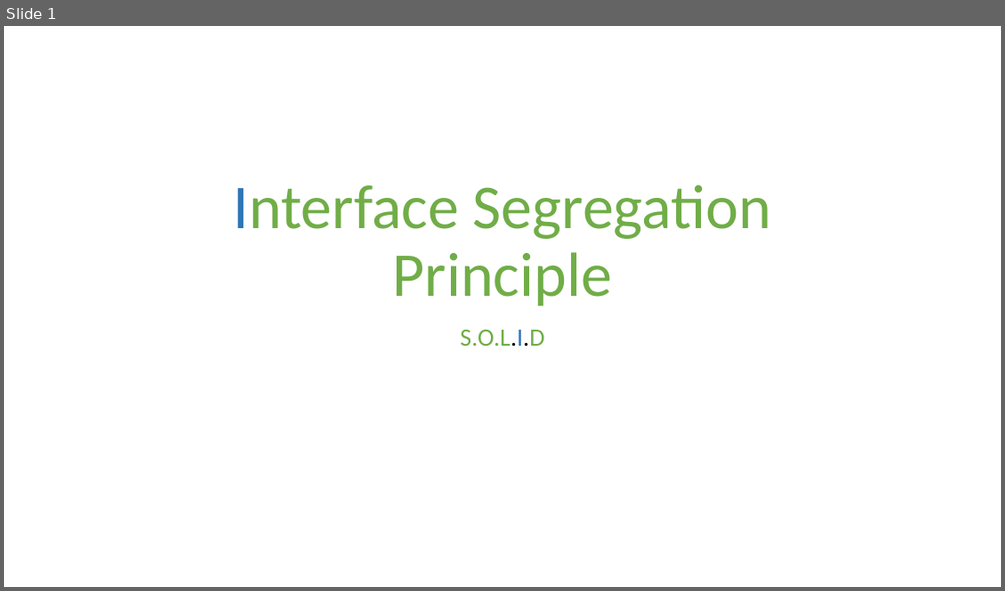
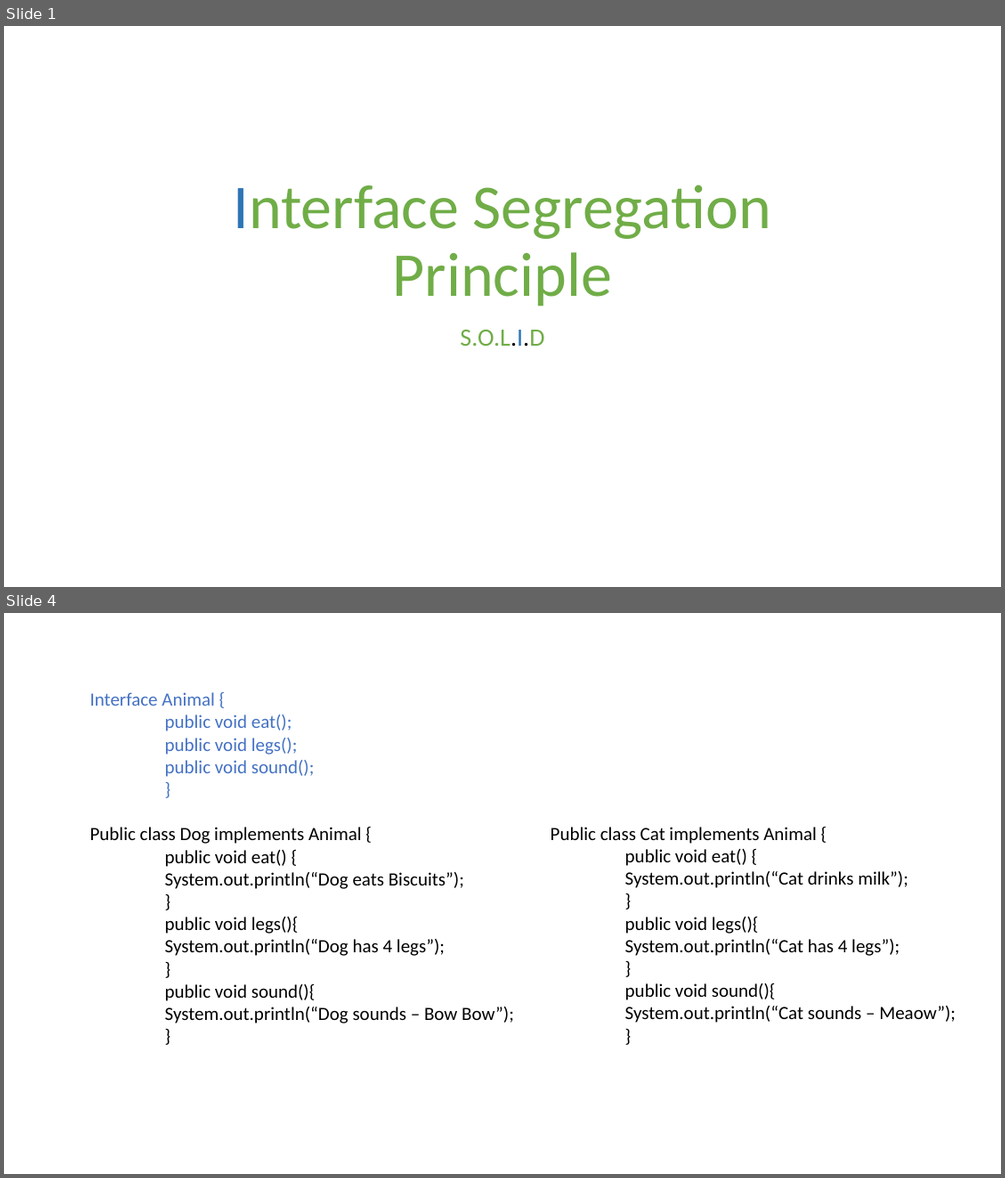
Before and after one commit to Lakshhmi/Java-Exercises, a slide deck: Interface Segregation Principle.pptx. Shown one above the other, each under a label of ours: slide 1 before the commit, slides 1 and 4 after it; the slides between them are not shown. The pictures are 1005x591 and 1005x1178 pixels, drawn with LibreOffice and Linux fonts; fonts in the diff are those of the drawing. Boxes give left, top, right and bottom in pixels: in the first picture for what was removed or moved away, otherwise in the second. Text is boxed around its words. In the diff, an @@ line names an element or a change of style, - is before the commit and + after.

Commit message:
Interface Segregation Principle

```diff
--- a/Interface Segregation Principle.pptx
+++ b/Interface Segregation Principle.pptx
@@ slide 4 added at <box>4,613,1001,1174</box>, background #FFFFFF @@
@@ text added at <box>90,692,514,1023</box>, 18 pt, text #000000 @@
+Interface Animal {
+public void eat();
+public void legs();
+public void sound();
+}
+Public class Dog implements Animal {
+public void eat() {
+System.out.println(“Dog eats Biscuits”);
+}
+public void legs(){
+System.out.println(“Dog has 4 legs”);
+}
+public void sound(){
+System.out.println(“Dog sounds – Bow Bow”);
+}
@@ text added at <box>550,827,955,1022</box>, 18 pt, text #000000 @@
+Public class Cat implements Animal {
+public void eat() {
+System.out.println(“Cat drinks milk”);
+}
+public void legs(){
+System.out.println(“Cat has 4 legs”);
+}
+public void sound(){
+System.out.println(“Cat sounds – Meaow”);
+}
```
Also in this commit, not shown: 1 slide changed, 3 other slides added, 1 slide removed.
